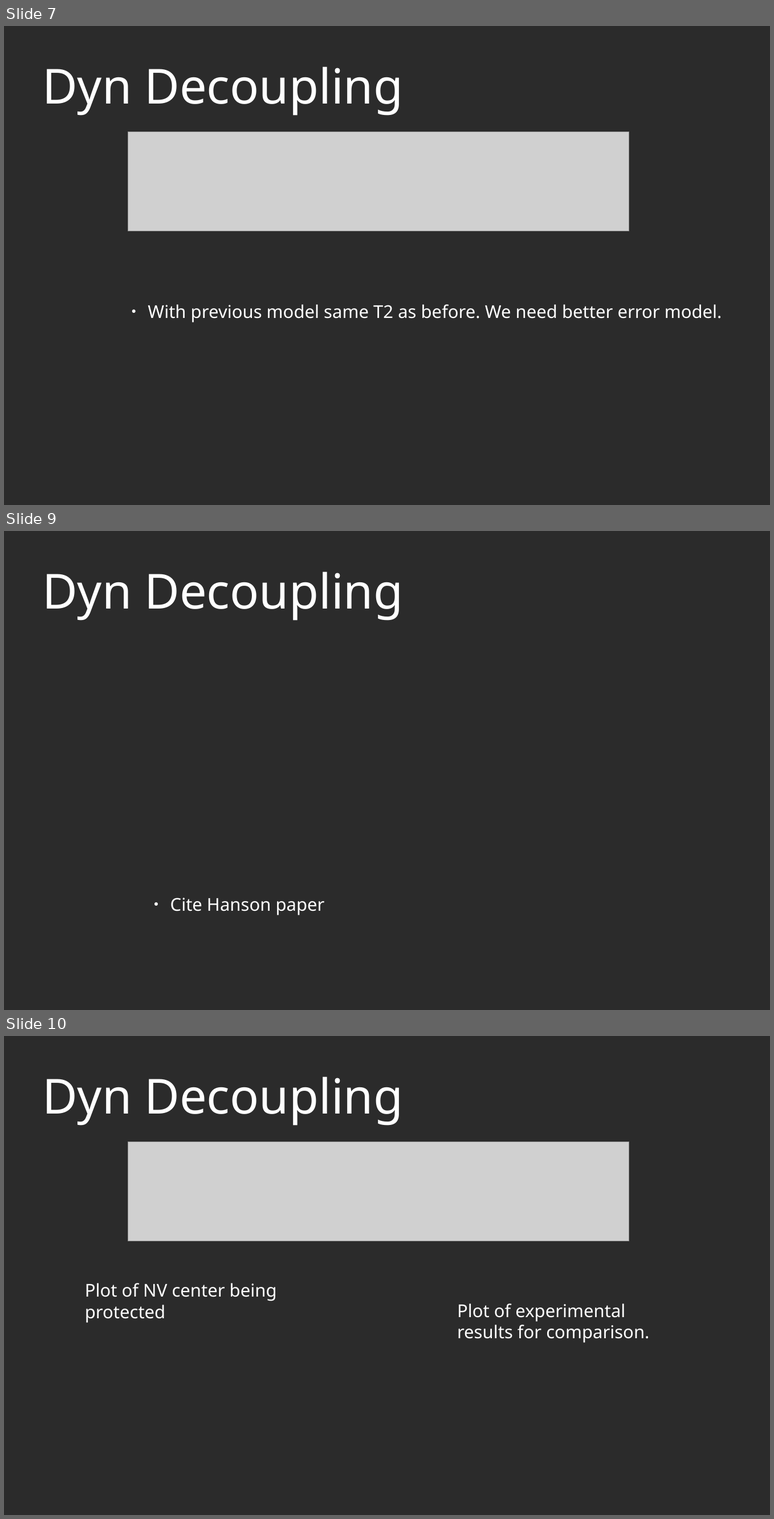
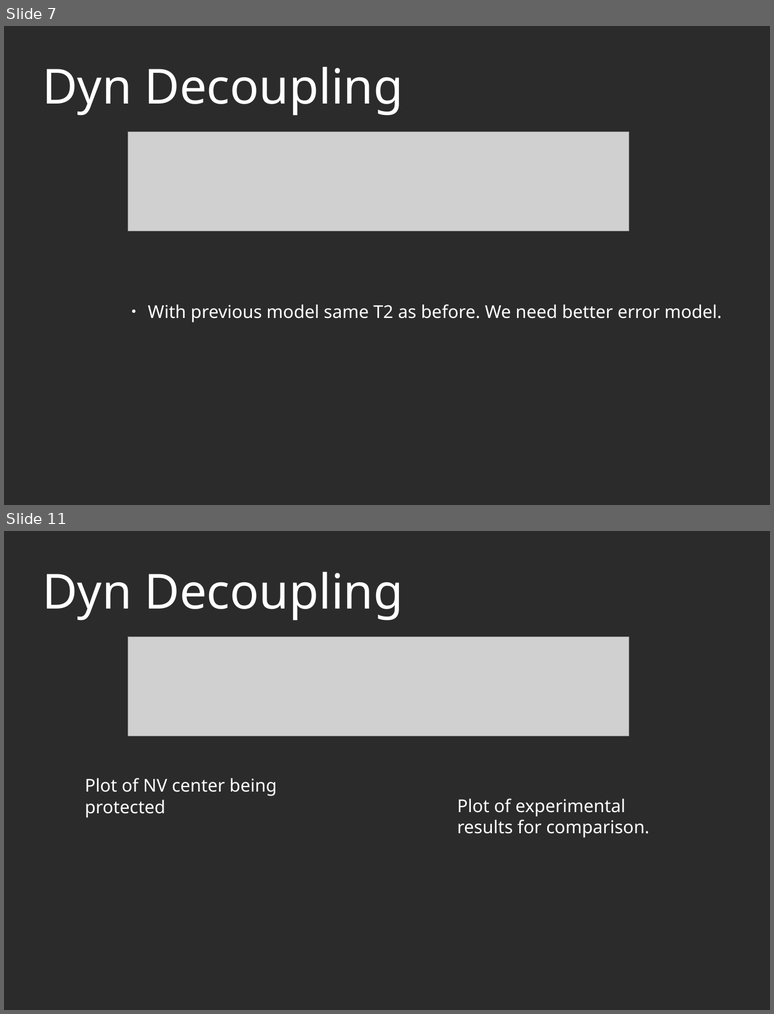
Before and after one commit to AGaliciaMartinez/Final-Project-Computational-Physics, a slide deck: presentation/NV_Carbons_presentation_asier.odp. Shown one above the other, each under a label of ours: slides 7, 9 and 10 before the commit, slides 7 and 11 after it; the slides between them are not shown. The pictures are 774x1519 and 774x1014 pixels, drawn with LibreOffice and Linux fonts; fonts in the diff are those of the drawing; grey boxes stand for pictures; background and template pictures are left out; a plain dark background stands for a picture behind light text. Boxes give left, top, right and bottom in pixels: in the first picture for what was removed or moved away, otherwise in the second. Text is boxed around its words. In the diff, an @@ line names an element or a change of style, - is before the commit and + after.

```diff
--- a/presentation/NV_Carbons_presentation_asier.odp
+++ b/presentation/NV_Carbons_presentation_asier.odp
@@ slide 9 removed at (4, 531, 770, 1010), background picture (left out) @@
@@ title removed at (42, 571, 403, 620) @@
-Dyn Decoupling
@@ text removed at (170, 898, 325, 915) @@
-● Cite Hanson paper
@@ what was slide 10 is now slide 11 @@
```
Also in this commit, not shown: 1 slide changed, 2 slides added.
